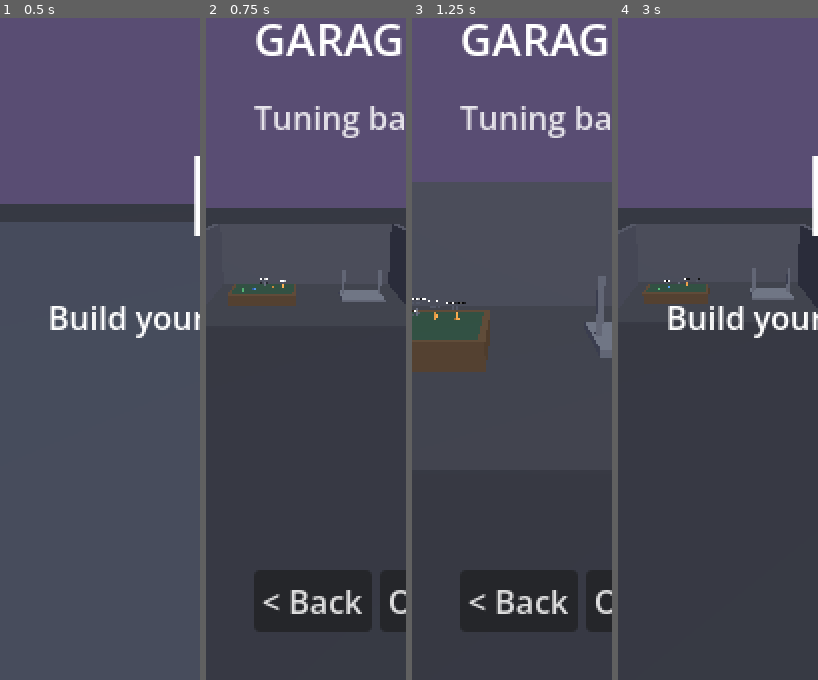
Above: before the commit, frames 1-4 (left to right).
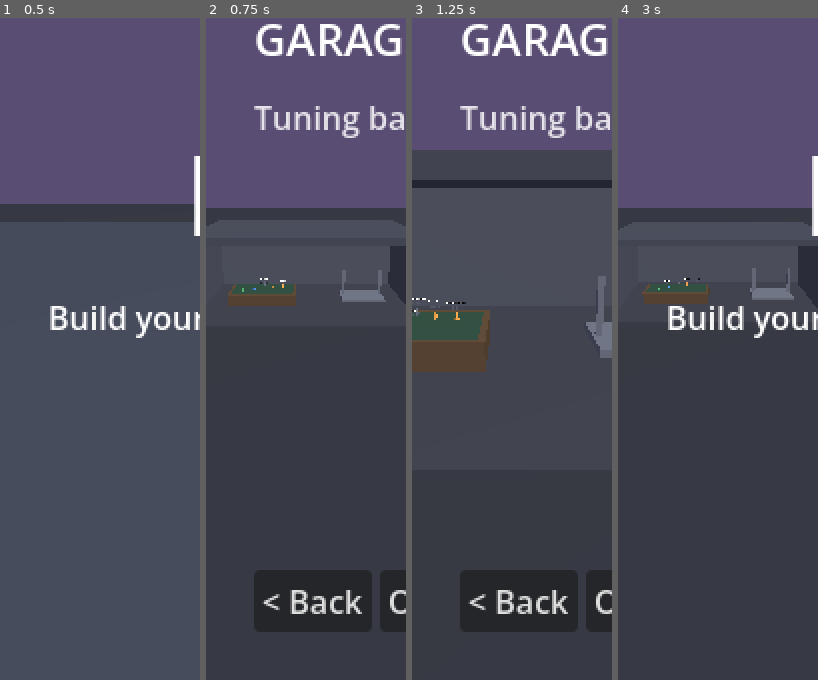
Above: after the commit, the same moments.

Repository: felixxwu/TAPPA
Game: Godot game, scene res://hq.tscn
Two runs of this game, one before a commit and one after it. Both use one fixed random seed, a clock stepped at 60 frames per second and the inputs below.
Inputs (mouse positions are in pixels of both pictures, inside the frame that each line leads up to):
- Up to frame 1 (0.5 s): no input
- Up to frame 2 (0.75 s): tap Enter (menu_select) at 0.5 s; move the mouse to (350, 282) at 0.52 s; hold Right (menu_right) from 0.53 s (still down); tap C (cycle_camera) at 0.6 s; click (350, 282) at 0.67 s
- Up to frame 3 (1.25 s): keep holding Right (menu_right)
- Up to frame 4 (3 s): release Right (menu_right) at 1.25 s; drag from (678, 355) to (708, 461) at 1.27 s; tap R (reset_car) at 2 s; move the mouse to (738, 163) at 2.02 s; hold Right (menu_right) 2.03-2.75 s; tap T (toggle_gearbox) at 2.1 s; click "< Back" at 2.75 s

Frame 1 is identical in both runs. In frame 2, 0.3% of the frame differs, in the area x 57-100%, y 30-34%; in frame 3, 5.7%, in the area x 0-100%, y 19-26%; in frame 4, 0.3%.

Commit message:
HQ: restore the garage roof
With the table-map camera now low (eye y~2.6, under the roof), the roof no
longer occludes the map view, so bring it back for the enclosed-garage look.
The garage and exterior cameras also sit clear of it.

Co-Authored-By: Claude Opus 4.8 <noreply@anthropic.com>
Claude-Session: https://claude.ai/code/session_01LNmbsP7S3dv4i5mgMFcxct

Diff:
--- a/rally/scripts/hq.gd
+++ b/rally/scripts/hq.gd
@@ -183,10 +183,10 @@
 		_block(b[0], b[1], b[2])
 
 
-# The garage shell: floor + back/side walls, open-topped. NO roof: the table-map
-# camera looks down onto the table from above, so a roof would occlude it (a roof
-# slab over the table reads as a blank grey screen in the map view). Open toward +Z
-# (the car park) so the camera also looks in through the front from the garage station.
+# The garage shell: floor, back + side walls, and a flat roof. Open toward +Z (the
+# car park) so the camera looks in through the front from the garage station. The
+# roof is safe to keep: the table-map camera (eye y ~2.6) and the garage camera both
+# sit BELOW the roof (y ~4.8+), so neither looks down through it.
 func _build_garage() -> void:
 	var cfg: GameConfig = Config.data
 	var gx: float = cfg.hq_garage_size.x
@@ -198,6 +198,7 @@
 	_block(Vector3(0.0, wall_h * 0.5, -gz * 0.5), Vector3(gx, wall_h, t), wall)                # back
 	_block(Vector3(-gx * 0.5, wall_h * 0.5, 0.0), Vector3(t, wall_h, gz), wall)                # left
 	_block(Vector3(gx * 0.5, wall_h * 0.5, 0.0), Vector3(t, wall_h, gz), wall)                 # right
+	_block(Vector3(0.0, wall_h, 0.0), Vector3(gx, t, gz), Color(0.26, 0.27, 0.31))             # roof
 
 
 # The map table: a block with the flat 3D map plane on top + a pickable area so a tap
